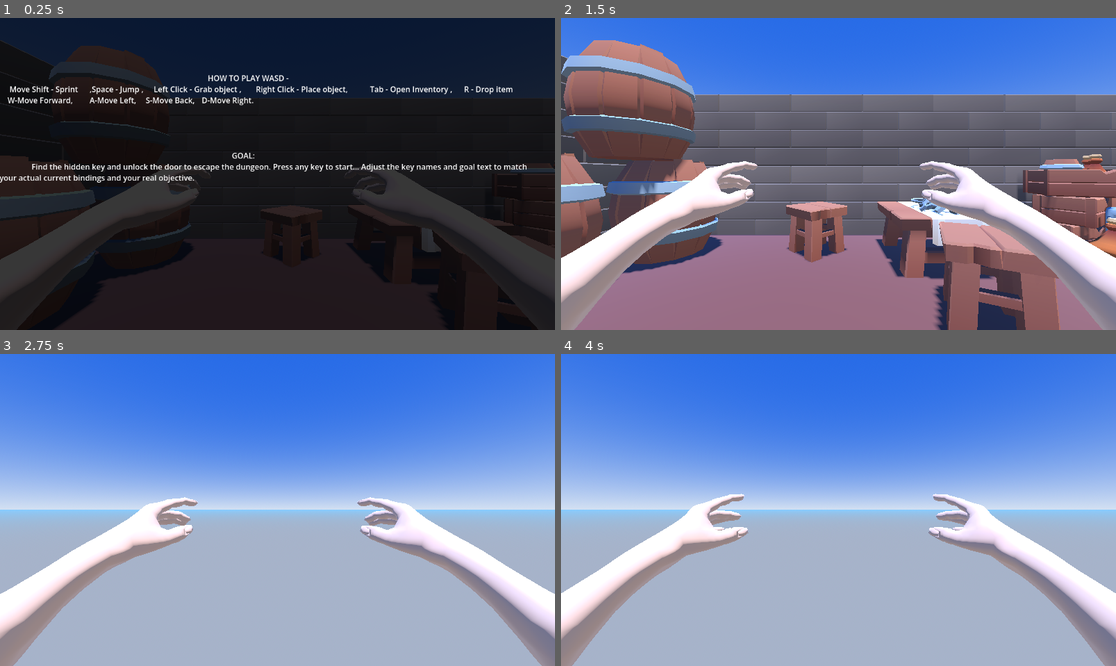
Above: before the commit, frames 1-4 (two rows, left to right).
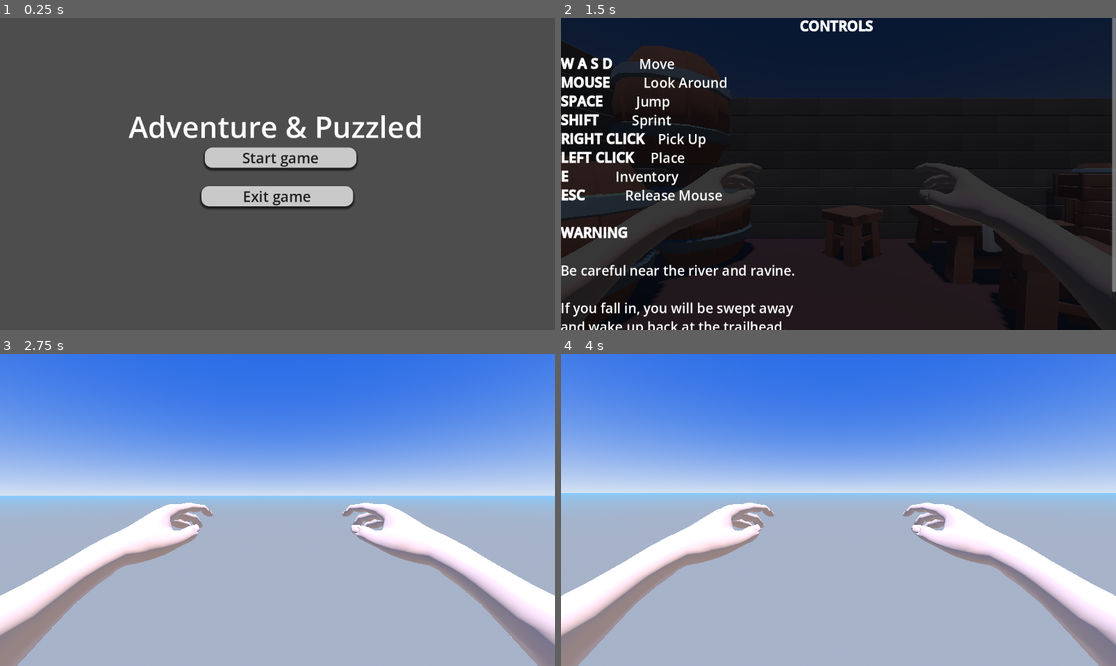
Above: after the commit, the same moments.

Repository: zaria002B/project
Game: Godot game, scene res://scenes/main_menu.tscn
The game is run twice, just before and just after one commit, with the same random seed, the same clock (stepped at 60 frames per second) and the same inputs. Before the commit the project starts from res://scenes/level_1.tscn.
Inputs (mouse positions are in pixels of both pictures, inside the frame that each line leads up to):
- Up to frame 1 (0.25 s): no input
- Up to frame 2 (1.5 s): click (844, 158) at 0.5 s, where only the run after the commit has a clickable "Start game"; tap Enter at 1.25 s; move the mouse to (960, 158) at 1.27 s; hold D (right) from 1.28 s (still down); click (960, 158) at 1.35 s
- Up to frame 3 (2.75 s): tap Space (jump) at 1.52, 2.27 s; move the mouse to (249, 510) at 2.02 s; release D (right) at 2.03 s; hold W (up) from 2.03 s (still down); tap F (freefly) at 2.1 s; click (249, 510) at 2.3 s
- Up to frame 4 (4 s): keep holding W (up); move the mouse to (849, 503) at 2.77 s; right-click (849, 503) at 2.85 s; click (849, 503) at 3.05 s; move the mouse to (832, 516) at 3.52 s; click (832, 516) at 3.6 s; tap Space (jump) at 3.77 s

The runs differ from the first frame. In frame 1, 95% of the frame differs, in the area x 0-100%, y 0-100%; in frame 2, 100%; in frame 3, 21%; in frame 4, 28%.

Commit message:
commited

Diff:
--- a/project.godot
+++ b/project.godot
@@ -15,7 +15,7 @@
 [application]
 
 config/name="dark"
-run/main_scene="uid://b1oanne1u8r4m"
+run/main_scene="uid://b675ear2gsr45"
 config/features=PackedStringArray("4.7", "Forward Plus")
 config/icon="res://icon.svg"
 
--- a/scenes/instruction_ui.gd
+++ b/scenes/instruction_ui.gd
@@ -1,16 +1,94 @@
 extends Control
 
 @onready var player: CharacterBody3D = $"../../ProtoController"
+@onready var text_label: RichTextLabel = $RichTextLabel
+
+var pages: Array[String] = [
+	"""[center][b]THE LAST GROVE[/b][/center]
+
+The forest was once alive.
+
+Its trees whispered with the wind, its rivers ran clear,
+and the sacred grove protected all living things.
+
+But something has changed.
+
+The sacred tree at the heart of the forest is dying,
+and with it, the life of the entire grove.
+
+Three fragments of life remain scattered throughout
+the forest.
+
+You must find them and return them to the sacred tree.
+
+Only then can the grove breathe again.""",
+
+	"""[center][b]YOUR TASK[/b][/center]
+
+Explore the forest and find the three life essences:
+
+[b]✦ Glowing Seed[/b]
+A seed carrying the remaining life of the forest.
+
+[b]✦ Water Droplet[/b]
+Pure water needed to restore the tree.
+
+[b]✦ Firefly Lantern[/b]
+A small light carrying the spirit of the grove.
+
+Carry each essence back to the sacred tree
+and place it there.
+
+Restore all three to awaken the tree.""",
+
+	"""[center][b]CONTROLS[/b][/center]
+
+[b]W A S D[/b]        Move
+[b]MOUSE[/b]          Look Around
+[b]SPACE[/b]          Jump
+[b]SHIFT[/b]          Sprint
+[b]RIGHT CLICK[/b]    Pick Up
+[b]LEFT CLICK[/b]     Place
+[b]E[/b]              Inventory
+[b]ESC[/b]            Release Mouse
+
+[b]WARNING[/b]
+
+Be careful near the river and ravine.
+
+If you fall in, you will be swept away
+and wake up back at the trailhead.
+
+[center]Press any key to begin your journey.[/center]"""
+]
+
+var current_page: int = 0
 
 
 func _ready() -> void:
 	visible = true
+
 	player.can_move = false
 	Input.set_mouse_mode(Input.MOUSE_MODE_VISIBLE)
 
+	text_label.bbcode_enabled = true
+	text_label.text = pages[current_page]
 
-func _unhandled_input(event: InputEvent) -> void:
-	if visible and event is InputEventKey and event.pressed:
+
+func _input(event: InputEvent) -> void:
+	if not visible:
+		return
+
+	if event is InputEventKey and event.pressed and not event.echo:
+		show_next_page()
+
+
+func show_next_page() -> void:
+	current_page += 1
+
+	if current_page < pages.size():
+		text_label.text = pages[current_page]
+	else:
 		start_game()
 
 
--- a/scenes/instruction_ui.tscn
+++ b/scenes/instruction_ui.tscn
@@ -2,7 +2,7 @@
 
 [ext_resource type="Script" uid="uid://c1626r837aefc" path="res://scenes/instruction_ui.gd" id="1_yrumf"]
 
-[node name="InstructionUi" type="Control" unique_id=1975162411]
+[node name="InstructionUi" type="Control" unique_id=1282244588]
 layout_mode = 3
 anchors_preset = 15
 anchor_right = 1.0
@@ -11,6 +11,7 @@
 offset_top = -2.0
 grow_horizontal = 2
 grow_vertical = 2
+mouse_filter = 2
 
 [node name="Control" type="Control" parent="." unique_id=1565319401]
 layout_mode = 1
@@ -37,6 +38,12 @@
 anchor_bottom = 1.0
 grow_horizontal = 2
 grow_vertical = 2
+theme_override_font_sizes/normal_font_size = 28
+theme_override_font_sizes/bold_font_size = 28
+theme_override_font_sizes/bold_italics_font_size = 28
+theme_override_font_sizes/italics_font_size = 28
+theme_override_font_sizes/mono_font_size = 28
+bbcode_enabled = true
 text = "
 
 
@@ -50,4 +57,5 @@
 
 
 																													GOAL:
-		        Find the hidden key and unlock the door to escape the dungeon. Press any key to start... Adjust the key names and goal text to match 					                                                               your actual current bindings and your real objective."
+		        Find the hidden key and unlock the door to escape the dungeon. Press any key to start... Adjust the key names and goal text to match 					                                                          your actual current bindings and your real objective.
+"
